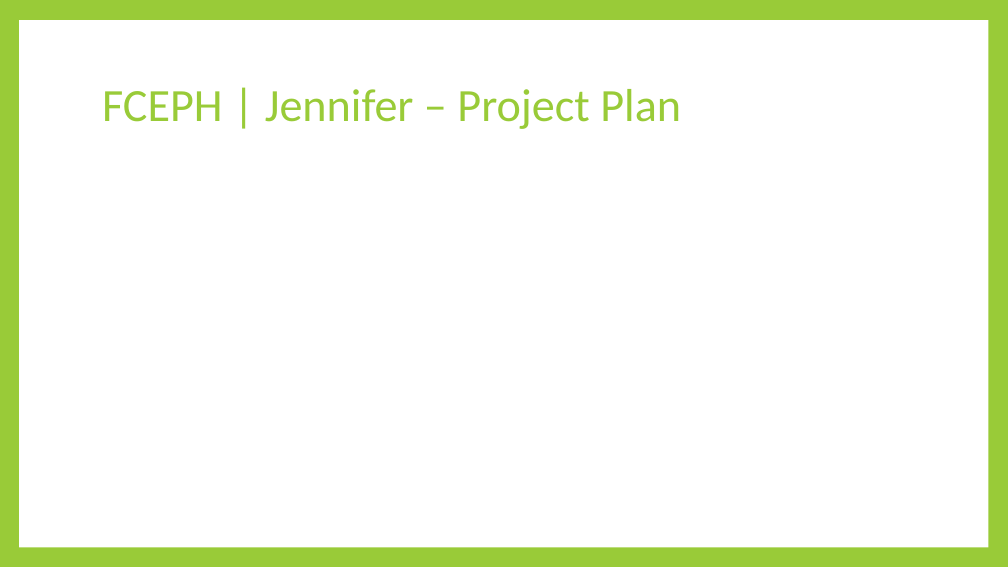
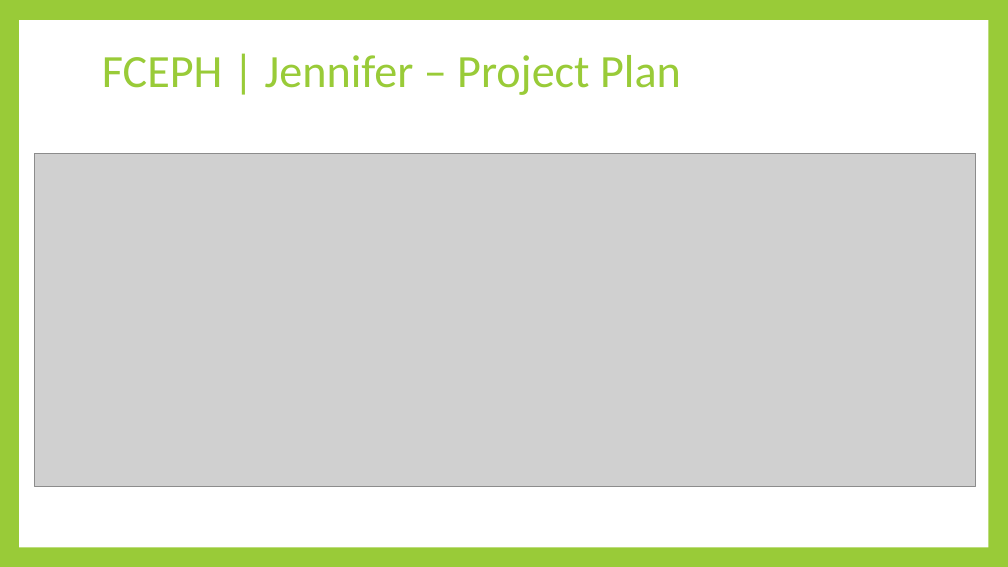
Before and after one commit to AKLBeast/AKLbeast-, a slide deck: slide 8 of Documentation/Group 3 -FCEPH Final.pptx. Drawn at 1008x567 pixels with LibreOffice and Linux fonts; fonts in the diff are those of the drawing; grey boxes stand for pictures. Boxes give left, top, right and bottom in pixels: in the first picture for what was removed or moved away, otherwise in the second. Text is boxed around its words. In the diff, an @@ line names an element or a change of style, - is before the commit and + after.

```diff
--- a/Documentation/Group 3 -FCEPH Final.pptx
+++ b/Documentation/Group 3 -FCEPH Final.pptx
@@ title "FCEPH | Jennifer – Project ...": place and size @@
-title "FCEPH | Jennifer – Project ..." at bbox=[102, 89, 681, 129]
+title "FCEPH | Jennifer – Project ..." at bbox=[102, 55, 681, 95]
@@ picture added at bbox=[35, 154, 976, 487] @@
```
Also in this commit, not shown: 6 other slides changed, 1 slide added, 1 slide removed.
